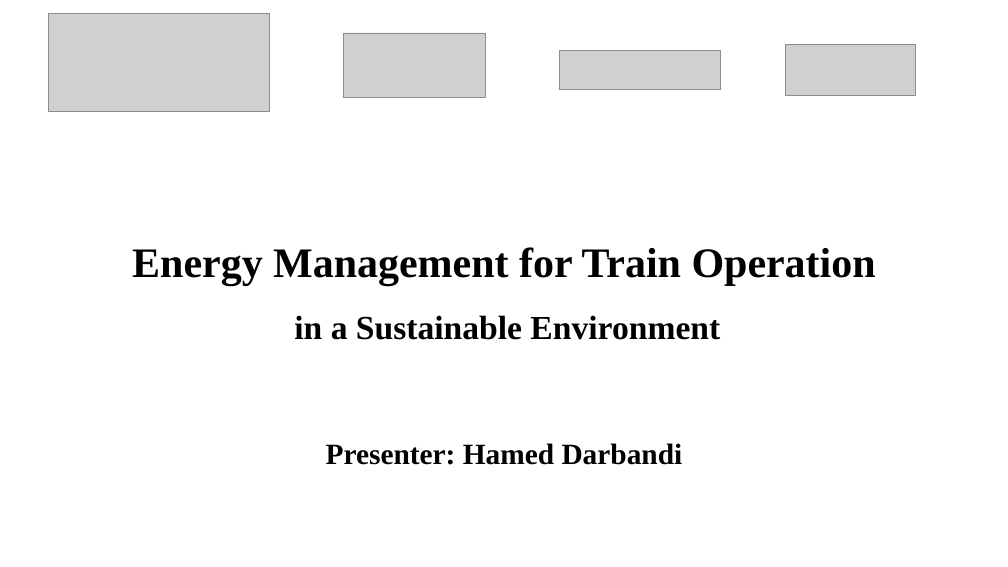
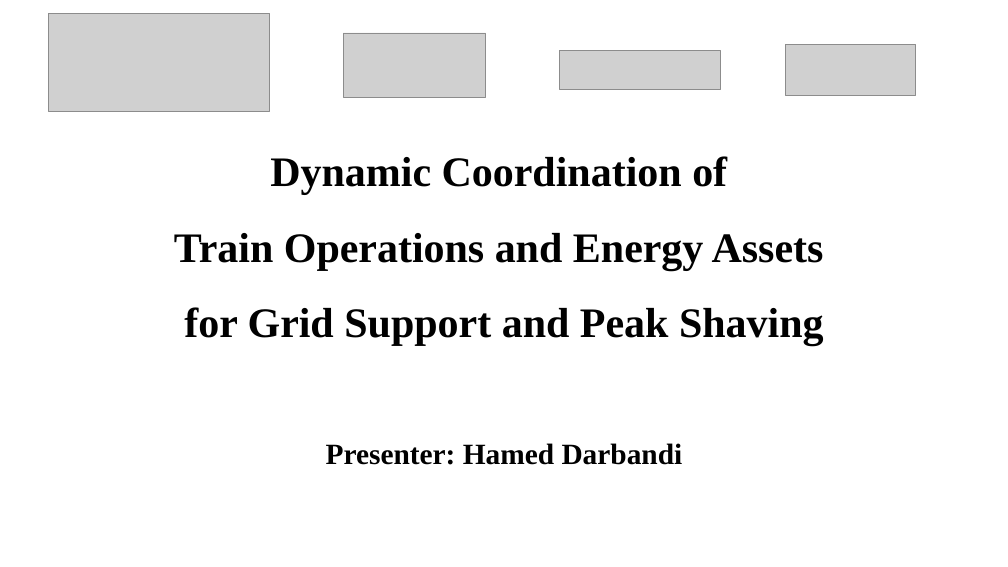
Before and after one commit to HamedUT/Train-optimization-problem, a slide deck: slide 1 of Reports/Train_with_PS capabilities_20250728.pptx. Drawn at 1008x567 pixels with LibreOffice and Linux fonts; fonts in the diff are those of the drawing; grey boxes stand for pictures. Boxes give left, top, right and bottom in pixels: in the first picture for what was removed or moved away, otherwise in the second. Text is boxed around its words. In the diff, an @@ line names an element or a change of style, - is before the commit and + after.

Commit message:
v23: Extracting results for paper. Added new files for running multiple scenarios on driving strategies and Train.py. Added new lines for peak shaving plotting and saving plots from Train_with_PS in different folders.

```diff
--- a/Reports/Train_with_PS capabilities_20250728.pptx
+++ b/Reports/Train_with_PS capabilities_20250728.pptx
@@ title at (174,156,824,346): text changed @@
-Energy Management for Train Operation
-in a Sustainable Environment
+Dynamic Coordination of
+Train Operations and Energy Assets
+for Grid Support and Peak Shaving
```
Also in this commit, not shown: 46 other files.
